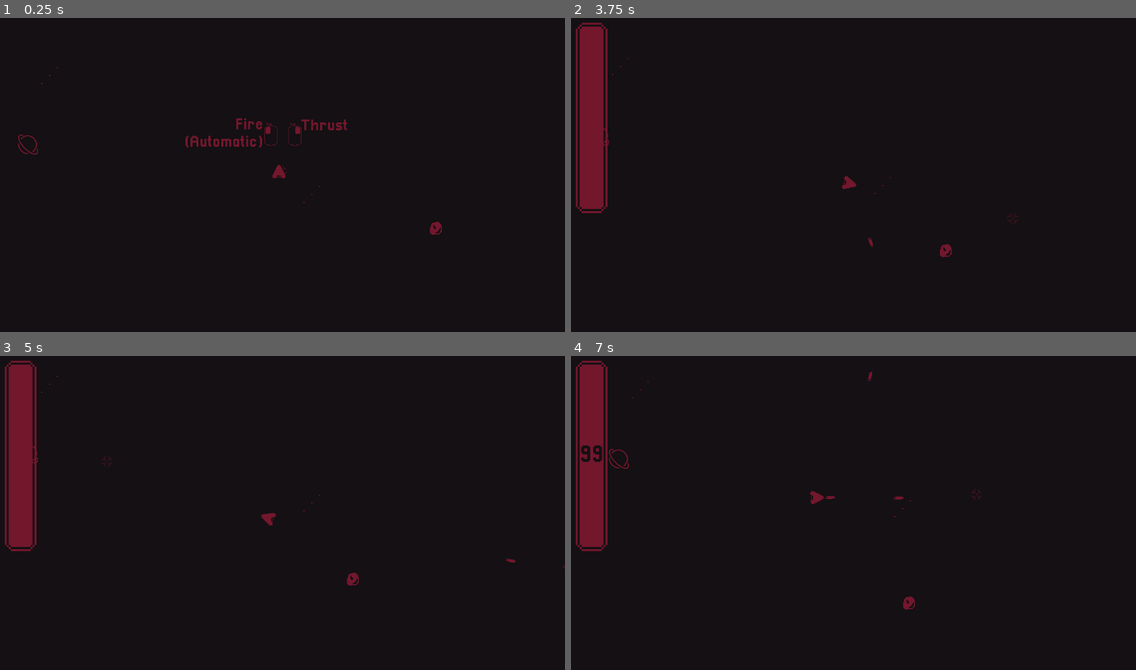
Above: before the commit, frames 1-4 (two rows, left to right).
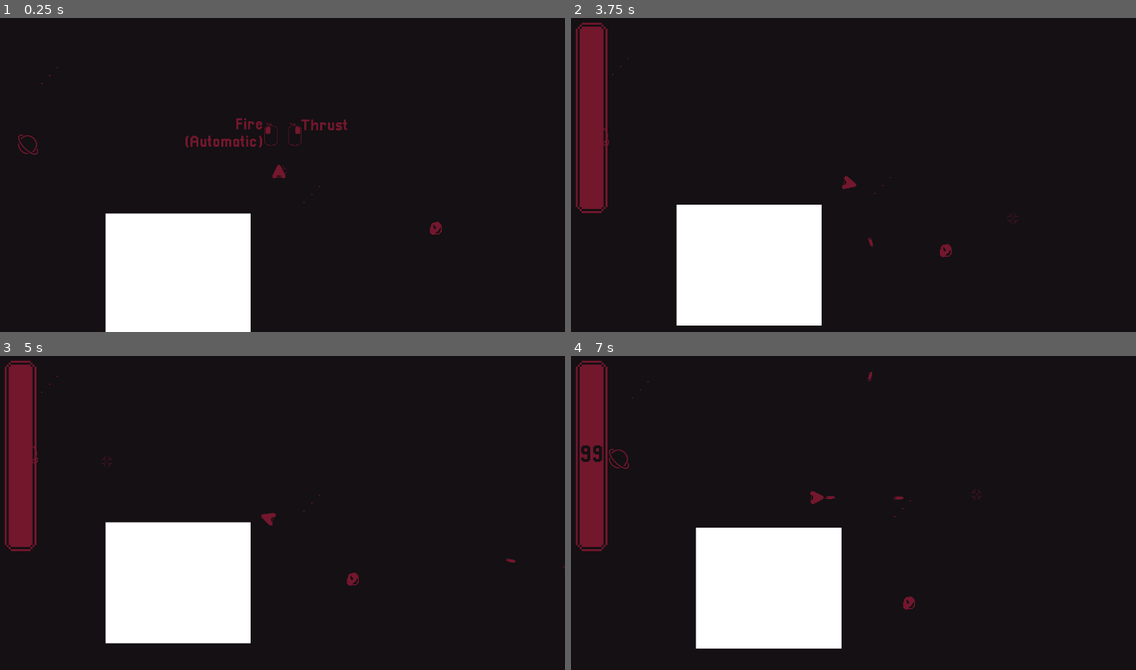
Above: after the commit, the same moments.

Repository: Ali-Wahbi/SpaceShooterWithPortals
Game: Godot game, scene res://test_area.tscn
The game is run twice, just before and just after one commit, with the same random seed, the same clock (stepped at 60 frames per second) and the same inputs. This scene is started directly instead of the project's main scene. The engine's default icon, where the game draws it, is replaced by a stand-in: a white triangle on a blue panel in a dark square.
Inputs (mouse positions are in pixels of both pictures, inside the frame that each line leads up to):
- Up to frame 1 (0.25 s): no input
- Up to frame 2 (3.75 s): tap Enter at 0.5 s; move the mouse to (977, 156) at 0.52 s; press the mouse at (977, 156) at 0.53 s; move the mouse to (734, 187) at 1.27 s; release the mouse at (734, 187) at 1.28 s; right-click (734, 187) at 1.35 s; tap Space at 2 s; move the mouse to (904, 99) at 2.02 s; press the mouse at (904, 99) at 2.03 s; move the mouse to (819, 234) at 2.77 s; release the mouse at (819, 234) at 2.78 s; right-click (819, 234) at 2.85 s; move the mouse to (1023, 218) at 3.52 s; press the mouse at (1023, 218) at 3.53 s
- Up to frame 3 (5 s): move the mouse to (107, 462) at 4.27 s; release the mouse at (107, 462) at 4.28 s; right-click (107, 462) at 4.35 s
- Up to frame 4 (7 s): move the mouse to (876, 509) at 5.02 s; press the mouse at (876, 509) at 5.03 s; move the mouse to (763, 428) at 5.77 s; release the mouse at (763, 428) at 5.78 s; right-click (763, 428) at 5.85 s; move the mouse to (977, 494) at 6.52 s; press the mouse at (977, 494) at 6.53 s

The runs differ from the first frame. In frame 1, 9.7% of the frame differs, in the area x 18-45%, y 62-100%; in frame 2, 9.9%; in frame 3, 10%, in the area x 18-45%, y 52-92%; in frame 4, 10%.

Commit message:
portals try 1

Diff:
--- /dev/null
+++ b/portal/portalCopyTexture.gdshader
@@ -0,0 +1,15 @@
+shader_type canvas_item;
+uniform sampler2D newTexture;
+void vertex() {
+	// Called for every vertex the material is visible on.
+}
+
+void fragment() {
+	// Called for every pixel the material is visible on.
+	COLOR = texture(newTexture, UV);
+}
+
+//void light() {
+//	// Called for every pixel for every light affecting the CanvasItem.
+//	// Uncomment to replace the default light processing function with this one.
+//}
--- /dev/null
+++ b/portal/portalSourceTexture.gdshader
@@ -0,0 +1,20 @@
+shader_type canvas_item;
+//render_mode skip_vertex_transform;
+uniform sampler2D screen_texture:hint_screen_texture;
+void vertex() {
+	// Called for every vertex the material is visible on.
+}
+
+void fragment() {
+
+    // Read the pixel color from the screen at the current screen UV coordinates
+    vec4 screen_color = texture(screen_texture, UV);
+
+    // Output the inverted screen color as an example effect
+    COLOR = vec4(screen_color.rgb, screen_color.a);
+}
+
+//void light() {
+//	// Called for every pixel for every light affecting the CanvasItem.
+//	// Uncomment to replace the default light processing function with this one.
+//}
--- /dev/null
+++ b/portal/portal_control.gd
@@ -0,0 +1,19 @@
+extends Node2D
+
+@export var source: Sprite2D
+@export var destination: Sprite2D
+
+
+# Called when the node enters the scene tree for the first time.
+func _ready() -> void:
+	pass # Replace with function body.
+	# var tex = source.get_viewport().get_texture()
+	# await RenderingServer.frame_post_draw
+	await get_tree().create_timer(2).timeout
+	var tex = source.material.get_shader_parameter("screen_texture")
+	destination.material.set_shader_parameter("newTexture", tex)
+	print("HERE: ", tex, destination.material.get_shader_parameter("newTexture"))
+
+# Called every frame. 'delta' is the elapsed time since the previous frame.
+func _process(_delta: float) -> void:
+	pass
--- a/test_area.tscn
+++ b/test_area.tscn
@@ -10,6 +10,16 @@
 [ext_resource type="FontFile" uid="uid://bvddonqxaf1s1" path="res://fonts/Pixellari.ttf" id="7_6ii2q"]
 [ext_resource type="PackedScene" uid="uid://dc43ns2wwk6t" path="res://Rocks/rock.tscn" id="9_7aw3l"]
 [ext_resource type="PackedScene" uid="uid://b51ysdcx4ovpk" path="res://Player/bullet.tscn" id="10_ry2yl"]
+[ext_resource type="Shader" uid="uid://b6rkpnewplc0y" path="res://portal/portalCopyTexture.gdshader" id="11_1ro0w"]
+[ext_resource type="Script" uid="uid://clucjxpfig4vs" path="res://portal/portal_control.gd" id="11_vj3ng"]
+[ext_resource type="Texture2D" uid="uid://4q335xxs2p" path="res://icon.svg" id="12_vj3ng"]
+[ext_resource type="Shader" uid="uid://bc2ifafncx3ir" path="res://portal/portalSourceTexture.gdshader" id="14_ugoup"]
+
+[sub_resource type="ShaderMaterial" id="ShaderMaterial_ugoup"]
+shader = ExtResource("11_1ro0w")
+
+[sub_resource type="ShaderMaterial" id="ShaderMaterial_4mqhy"]
+shader = ExtResource("14_ugoup")
 
 [node name="TestArea" type="Node2D" unique_id=780645201 node_paths=PackedStringArray("fuelUI", "player", "instructions")]
 script = ExtResource("1_vt2yd")
@@ -128,4 +138,32 @@
 [node name="Rock12" parent="Rocks" unique_id=187109577 instance=ExtResource("9_7aw3l")]
 position = Vector2(-1636, 1563)
 
+[node name="portalControl" type="Node2D" parent="." unique_id=901508974 node_paths=PackedStringArray("source", "destination")]
+position = Vector2(732, 465)
+script = ExtResource("11_vj3ng")
+source = NodePath("source")
+destination = NodePath("destination")
+
+[node name="destination" type="Sprite2D" parent="portalControl" unique_id=985974299]
+material = SubResource("ShaderMaterial_ugoup")
+position = Vector2(-887, -186.00002)
+scale = Vector2(2.285477, 1.9062501)
+texture = ExtResource("12_vj3ng")
+
+[node name="source" type="Sprite2D" parent="portalControl" unique_id=1386668280]
+material = SubResource("ShaderMaterial_4mqhy")
+position = Vector2(235.00002, -269)
+scale = Vector2(3.2912006, 3.1093748)
+texture = ExtResource("12_vj3ng")
+
+[node name="Icon" type="Sprite2D" parent="portalControl" unique_id=1574660612]
+position = Vector2(190, -168)
+scale = Vector2(0.29687494, 1.140625)
+texture = ExtResource("12_vj3ng")
+
+[node name="Icon2" type="Sprite2D" parent="portalControl" unique_id=593373086]
+position = Vector2(303.5, -255)
+scale = Vector2(0.49218723, 0.76562506)
+texture = ExtResource("12_vj3ng")
+
 [connection signal="fuelConsumed" from="Player" to="CanvasLayer/FuelBarUI" method="setFuelUIValue"]
Binary file added: MainMenu/Icon2.png
Not shown, added: MainMenu/Icon2.png.import
Not shown, added: portal/portalCopyTexture.gdshader.uid
Not shown, added: portal/portalSourceTexture.gdshader.uid
Not shown, added: portal/portal_control.gd.uid
